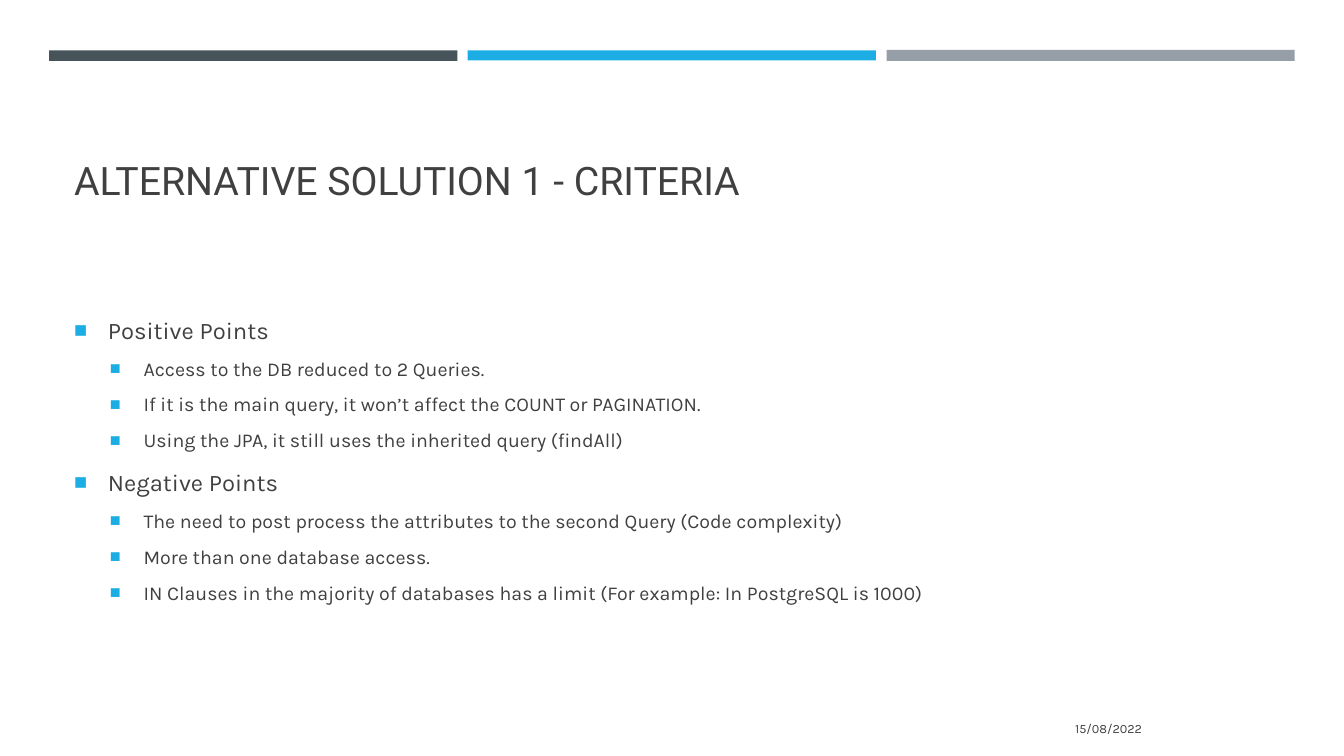
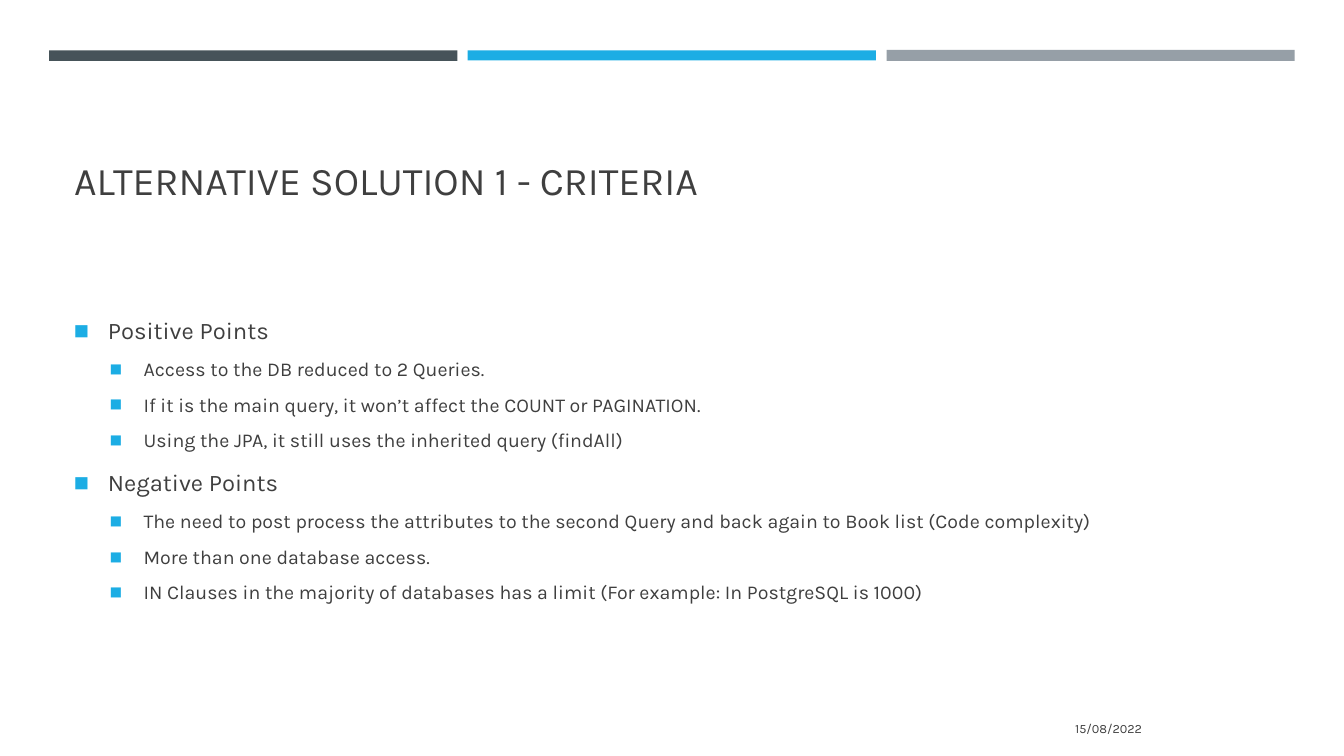
Before and after one commit to thiagoadelino/jpa-performance-issues, a slide deck: slide 21 of performance de consultas utilizando java persistence api.pptx. Drawn at 1344x756 pixels with LibreOffice and Linux fonts; fonts in the diff are those of the drawing. Boxes give left, top, right and bottom in pixels: in the first picture for what was removed or moved away, otherwise in the second. Text is boxed around its words. In the diff, an @@ line names an element or a change of style, - is before the commit and + after.

Commit message:
- updating the presentation

```diff
--- a/performance de consultas utilizando java persistence api.pptx
+++ b/performance de consultas utilizando java persistence api.pptx
@@ title "ALTERNATIVE SOLUTION 1 - CRITERIA" at <box>74,170,698,196</box>: font Roboto to Karla, text colour #404040 to #3F3F3F @@
@@ text at <box>108,322,922,604</box>: text colour #404040 to #3F3F3F in "Positive Points", "Access to the DB reduced to 2 ...", "If it is the main query, it ...", "Using the JPA, it still uses the ..." and 3 more places; bullet ■ to ◼; less space between paragraphs @@
@@ text at <box>144,514,1091,533</box>: text changed; text colour #404040 to #3F3F3F @@
-  ■ The need to post process the attributes to the second Query (Code complexity)
+  ◼ The need to post process the attributes to the second Query and back again to Book list (Code complexity)
```
Also in this commit, not shown: 25 other slides changed.
